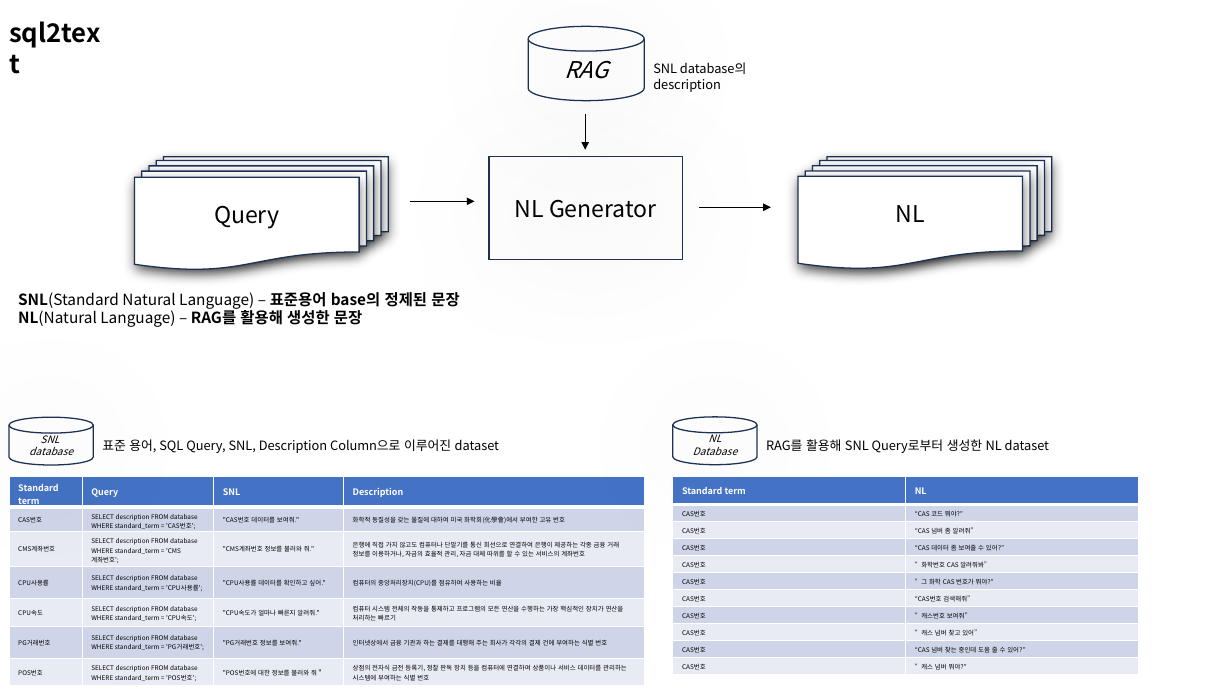
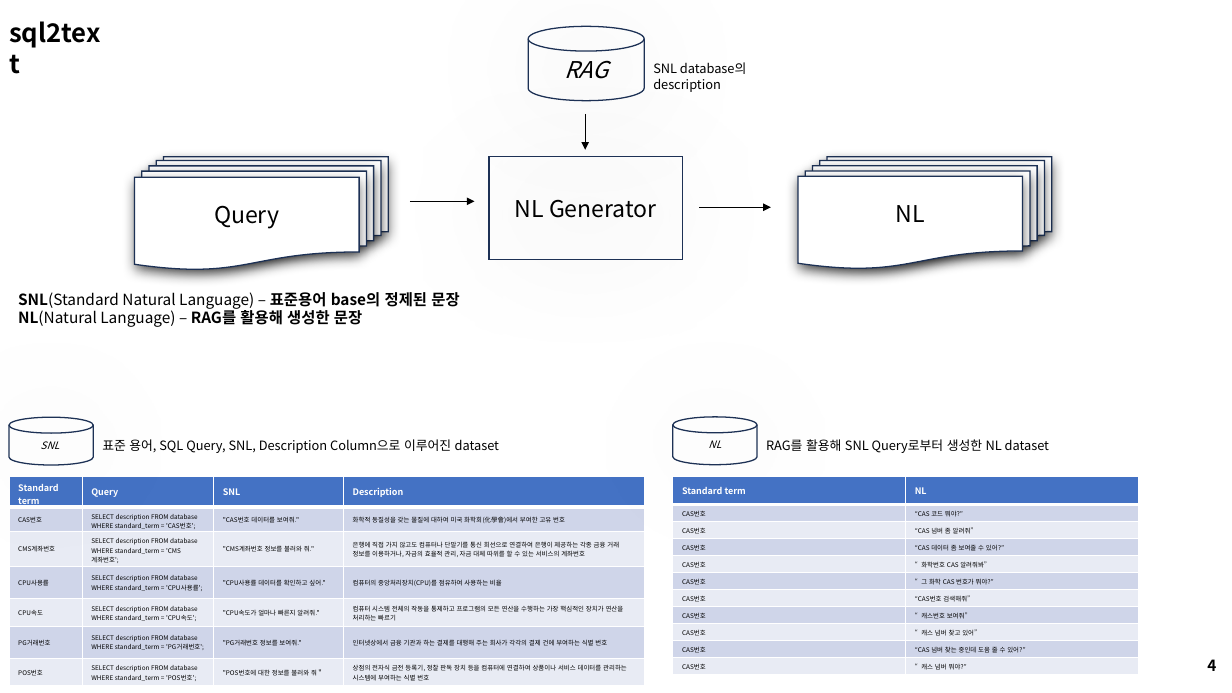
Before and after one commit to seungdeng/DELab, a slide deck: slide 4 of PPT/DSLab_이승건_특허.pptx. Drawn at 1232x693 pixels with LibreOffice and Linux fonts; fonts in the diff are those of the drawing. Boxes give left, top, right and bottom in pixels: in the first picture for what was removed or moved away, otherwise in the second. Text is boxed around its words. In the diff, an @@ line names an element or a change of style, - is before the commit and + after.

```diff
--- a/PPT/DSLab_이승건_특허.pptx
+++ b/PPT/DSLab_이승건_특허.pptx
@@ text in cylinder at <box>29,447,73,455</box>: paragraph removed @@
-database
@@ text in cylinder at <box>708,440,721,448</box>: text changed @@
-NL
-Database
+NL
@@ text added at <box>1207,659,1216,671</box>, 12 pt, text #000000, bold @@
+4
```
Also in this commit, not shown: 4 other slides changed, 1 slide added, 2 slides removed.
